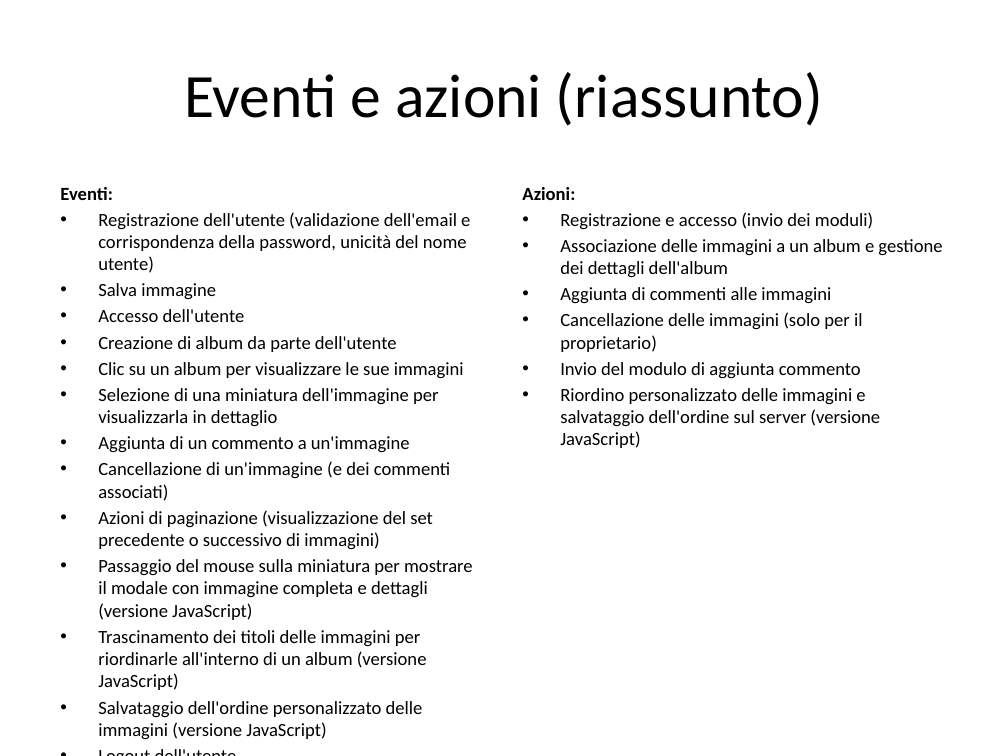
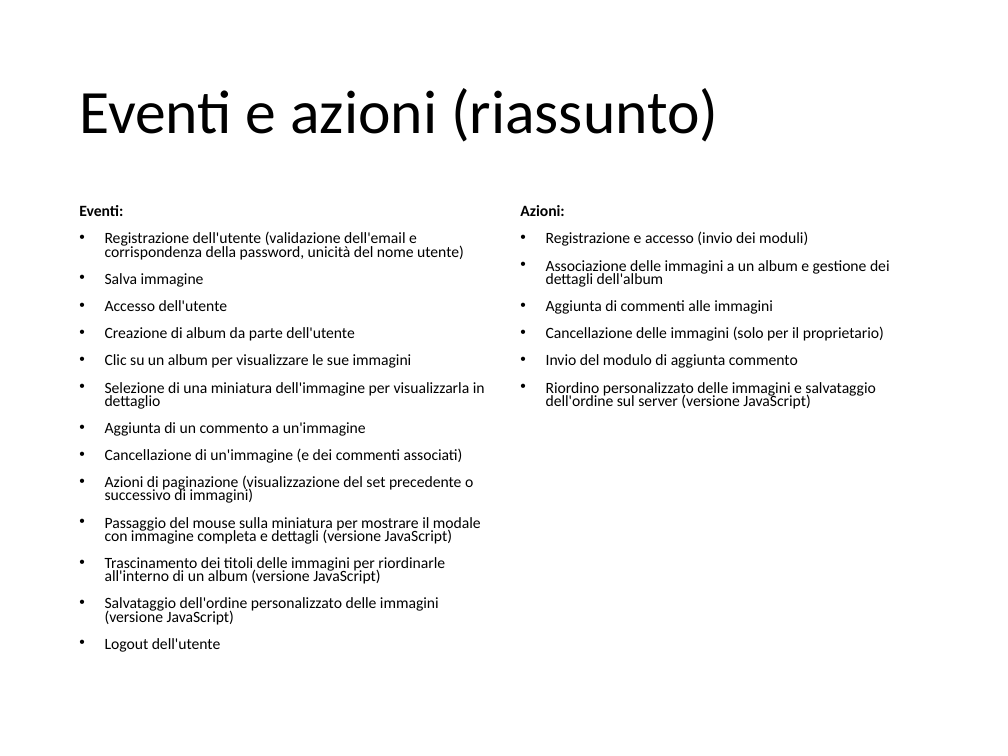
Before and after one commit to vittpall/ProgettoTIW, a slide deck: slide 9 of assets/progettazioneTiw.pptx (slide 8 before the commit). Drawn at 1008x756 pixels with LibreOffice and Linux fonts; fonts in the diff are those of the drawing. Boxes give left, top, right and bottom in pixels: in the first picture for what was removed or moved away, otherwise in the second. Text is boxed around its words. In the diff, an @@ line names an element or a change of style, - is before the commit and + after.

```diff
--- a/assets/progettazioneTiw.pptx
+++ b/assets/progettazioneTiw.pptx
@@ title "Eventi e azioni (riassunto)": place and size @@
-title "Eventi e azioni (riassunto)" at <box>184,72,823,126</box>
+title "Eventi e azioni (riassunto)" at <box>79,88,718,142</box>
@@ title "Eventi e azioni (riassunto)" at <box>79,88,718,142</box>: alignment centre to left; line spacing 1 to 0.9 @@
@@ text "Eventi:": place and size @@
-text "Eventi:" at <box>60,187,473,740</box>
+text "Eventi:" at <box>79,205,485,652</box>
@@ text "Eventi:" at <box>79,205,485,652</box>: size 13.3 to 11.2 pt; line spacing 1 to 0.7; more space between paragraphs; indent changed @@
@@ text "Azioni:" at <box>520,205,890,409</box>: size 13.3 to 11.2 pt; line spacing 1 to 0.7; more space between paragraphs; indent changed @@
@@ text "Azioni:": place and size @@
-text "Azioni:" at <box>522,187,942,448</box>
+text "Azioni:" at <box>520,205,890,409</box>
```
Also in this commit, not shown: 6 other slides changed, 7 slides added, 3 slides removed.
